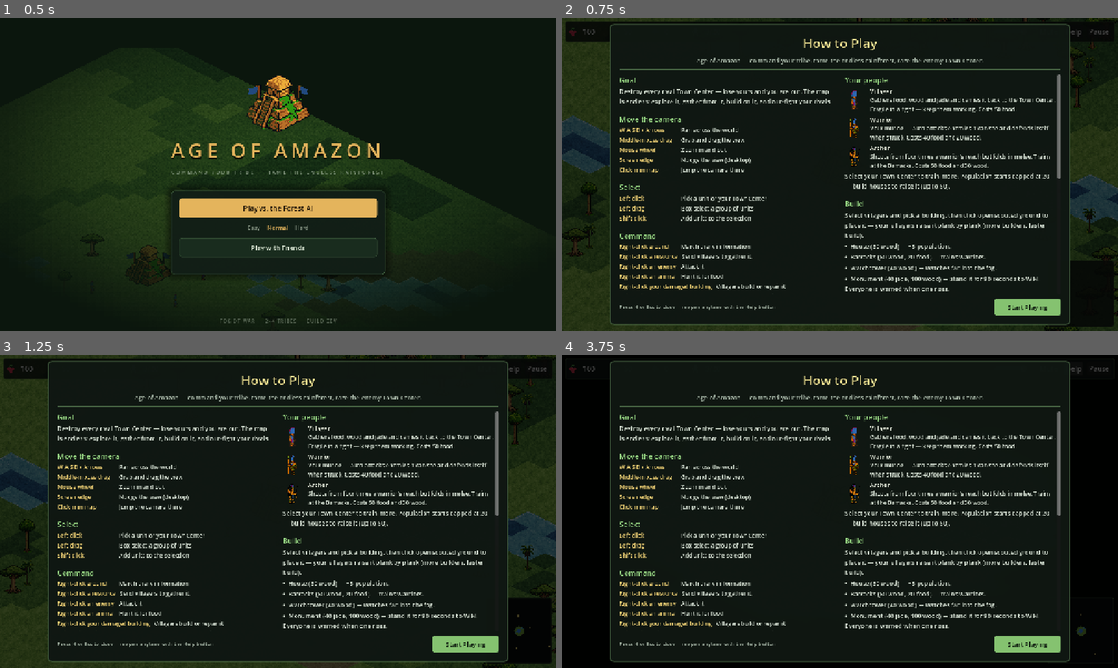
Above: before the commit, frames 1-4 (two rows, left to right).
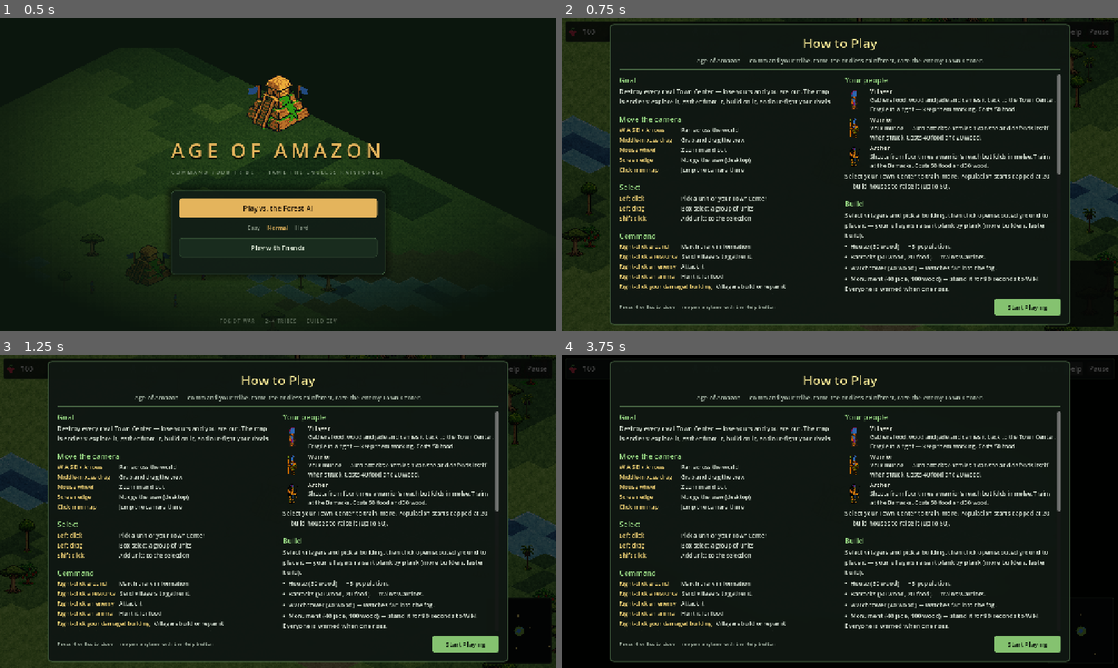
Above: after the commit, the same moments.

Repository: iagocavalcante/age-of-amazon
Game: Godot game, scene res://scenes/ui/MainMenu.tscn
Same seed, same stepped clock (60 frames per second), same inputs: the game is played once before the commit and once after it.
Inputs:
- Up to frame 1 (0.5 s): no input
- Up to frame 2 (0.75 s): click "Play vs. the Forest AI" at 0.5 s
- Up to frame 3 (1.25 s): no input
- Up to frame 4 (3.75 s): click "Start Playing" at 1.25 s; click "Mute" at 2 s; click "Unmute" at 2.75 s; click "Help" at 3.5 s

Frame 1 is identical in both runs. In frame 2, 0.1% of the frame differs, in the area x 3-100%, y 0-80%; in frame 3, 0.1%; in frame 4, less than 0.1%.

Commit message:
feat: fruit trees yield wood + food; fix jaguar green-screen keying

Diff:
--- a/scripts/art/DoodadArtist.gd
+++ b/scripts/art/DoodadArtist.gd
@@ -13,6 +13,23 @@
 	for v in range(TREE_VARIANTS):
 		trees.append(_build_tree(v))
 	return trees
+
+# Fallback fruit tree: the variant-0 tree with red fruit speckled through
+# the canopy (the painted override is tree_fruit.png).
+func build_fruit_tree() -> ImageTexture:
+	var base: ImageTexture = _build_tree(0)
+	var img: Image = base.get_image()
+	var fruit: Color = Color8(206, 58, 60)
+	var fruit_light: Color = Color8(238, 108, 96)
+	for y in range(img.get_height()):
+		for x in range(img.get_width()):
+			var p: Color = img.get_pixel(x, y)
+			if p.a > 0.0 and p.g > p.r and p.g > p.b and y < 24 \
+					and PixelArt.hash2(x, y, 977) > 0.93:
+				img.set_pixel(x, y, fruit)
+				if y > 0 and img.get_pixel(x, y - 1).a > 0.0:
+					img.set_pixel(x, y - 1, fruit_light)
+	return ImageTexture.create_from_image(img)
 
 func _build_tree(variant: int) -> ImageTexture:
 	var w: int = 34
--- a/scripts/autoloads/AssetLibrary.gd
+++ b/scripts/autoloads/AssetLibrary.gd
@@ -13,6 +13,7 @@
 var selection_ring: ImageTexture
 var unit_shadow: ImageTexture
 var tree_textures: Array[ImageTexture] = []
+var fruit_tree_texture: ImageTexture
 var rock_texture: ImageTexture
 var reeds_texture: ImageTexture
 var berry_texture: ImageTexture
@@ -111,6 +112,9 @@
 			painted_trees.append(painted)
 	tree_textures = painted_trees if painted_trees.size() == 3 \
 		else doodad_artist.build_trees()
+	fruit_tree_texture = _override_neutral("tree_fruit")
+	if fruit_tree_texture == null:
+		fruit_tree_texture = doodad_artist.build_fruit_tree()
 	rock_texture = doodad_artist.build_rock()
 	reeds_texture = doodad_artist.build_reeds()
 	berry_texture = doodad_artist.build_berry_bush()
--- a/scripts/autoloads/Constants.gd
+++ b/scripts/autoloads/Constants.gd
@@ -30,6 +30,9 @@
 # Gathering
 const GATHER_INTERVAL: float = 1.2  # seconds per resource unit
 const CARRY_CAPACITY: int = 10
+# Fruit trees pay a food bonus alongside the wood haul: each deposit banks
+# carrying * this ratio as food (10 wood -> +5 food).
+const FRUIT_FOOD_RATIO: float = 0.5
 
 # Population: every tribe starts at the base cap; each finished house adds
 # HOUSE_POP_BONUS, up to the hard ceiling.
--- a/scripts/autoloads/Net.gd
+++ b/scripts/autoloads/Net.gd
@@ -15,7 +15,7 @@
 # a stale build get a clear "refresh" error instead of silently dropped RPCs
 # (an argument-count mismatch makes Godot discard the call without a trace —
 # this bit us in production between two builds of the lobby protocol).
-const PROTOCOL_VERSION: int = 5
+const PROTOCOL_VERSION: int = 6
 
 signal match_config_received
 signal join_refused(reason: String)
--- a/scripts/main/Main.gd
+++ b/scripts/main/Main.gd
@@ -50,6 +50,9 @@
 		_run_monument_test()
 	if "--test-tactics" in args:
 		_run_tactics_test()
+	if "--test-fruit" in args:
+		_run_fruit_test()
+		return
 	if "--test-fish" in args:
 		_run_fish_test()
 	if "--test-victory" in args:
@@ -355,6 +358,51 @@
 
 # Prove shore fishing: a fish school exists near the shore, a villager can
 # work it, and the catch banks as food.
+# Prove fruit trees bank food alongside the wood haul.
+func _run_fruit_test() -> void:
+	await get_tree().create_timer(0.5).timeout
+	var fruit_cell: Vector2i = Vector2i(9999, 9999)
+	var radius: int = 4
+	while radius <= 80 and fruit_cell.x == 9999:
+		for dy in range(-radius, radius + 1):
+			for dx in range(-radius, radius + 1):
+				if maxi(absi(dx), absi(dy)) != radius:
+					continue  # ring only — keeps the scan linear
+				var cell: Vector2i = Vector2i(dx, dy)
+				var node: Dictionary = GameManager.world.get_resource_at(cell)
+				if node.has("bonus_type"):
+					fruit_cell = cell
+					break
+			if fruit_cell.x != 9999:
+				break
+		radius += 2
+	print("[test-fruit] tree-found ", "OK" if fruit_cell.x != 9999 else "FAILED",
+		" at ", fruit_cell)
+	if fruit_cell.x == 9999:
+		get_tree().quit(1)
+		return
+
+	var villagers: Array = get_tree().get_nodes_in_group("player_0").filter(
+		func(n: Node) -> bool: return n is UnitBase and (n as UnitBase).can_gather)
+	var wood_before: int = GameManager.get_resource(0, Constants.ResourceType.WOOD)
+	var food_before: int = GameManager.get_resource(0, Constants.ResourceType.FOOD)
+	var picker: UnitBase = villagers[0]
+	picker.global_position = Constants.grid_to_world(fruit_cell.x, fruit_cell.y) \
+		+ Vector2(0, 40)  # start nearby; pathing over distance isn't the point
+	picker.command_gather(fruit_cell)
+	var elapsed: float = 0.0
+	while GameManager.get_resource(0, Constants.ResourceType.FOOD) <= food_before \
+			and elapsed < 60.0:
+		await get_tree().create_timer(0.5).timeout
+		elapsed += 0.5
+	var wood_after: int = GameManager.get_resource(0, Constants.ResourceType.WOOD)
+	var food_after: int = GameManager.get_resource(0, Constants.ResourceType.FOOD)
+	print("[test-fruit] wood-banked ", "OK" if wood_after > wood_before else "FAILED",
+		" wood ", wood_before, "->", wood_after)
+	print("[test-fruit] food-bonus ", "OK" if food_after > food_before else "FAILED",
+		" food ", food_before, "->", food_after)
+	get_tree().quit(0 if wood_after > wood_before and food_after > food_before else 1)
+
 func _run_fish_test() -> void:
 	await get_tree().create_timer(0.5).timeout
 	var fish_cell: Vector2i = Vector2i(9999, 9999)
--- a/scripts/ui/HelpScreen.gd
+++ b/scripts/ui/HelpScreen.gd
@@ -230,6 +230,7 @@
 	_add_body(col, "•  Keep every villager gathering — idle villagers lose games.")
 	_add_body(col, "•  Hunt capybaras and tapirs for food — but beware jaguars, bush dog packs, and caimans lurking at the water's edge.")
 	_add_body(col, "•  Fish schools shimmer along riverbanks — villagers can work them like berry bushes.")
+	_add_body(col, "•  Fruit trees (red-dotted crowns) pay food alongside the wood your villagers chop.")
 	_add_body(col, "•  Mine jade early if you dream of a Monument victory.")
 	_add_body(col, "•  Scout before you strike — you can't hit what you can't see.")
 	_add_body(col, "•  A watchtower on a border ridge is worth three patrols.")
--- a/scripts/units/Unit.gd
+++ b/scripts/units/Unit.gd
@@ -54,6 +54,7 @@
 # Gathering
 var _gather_cell: Vector2i = Vector2i.ZERO
 var _gather_type: int = -1
+var _gather_bonus_type: int = -1  # fruit trees: food banked alongside wood
 var _carrying: int = 0
 var _gather_timer: float = 0.0
 
@@ -227,10 +228,14 @@
 	var node: Dictionary = GameManager.world.get_resource_at(cell)
 	if node.is_empty():
 		return
+	_set_gather_target(cell, node)
+	_attack_target = null
+	_go_to_gather_site()
+
+func _set_gather_target(cell: Vector2i, node: Dictionary) -> void:
 	_gather_cell = cell
 	_gather_type = node["type"]
-	_attack_target = null
-	_go_to_gather_site()
+	_gather_bonus_type = int(node.get("bonus_type", -1))
 
 func command_attack(target: Node2D) -> void:
 	if target == null or not is_instance_valid(target):
@@ -416,9 +421,16 @@
 func _deposit() -> void:
 	if _carrying > 0 and _gather_type >= 0:
 		GameManager.add_resource(player_id, _gather_type, _carrying)
+		var bonus: int = int(_carrying * Constants.FRUIT_FOOD_RATIO) \
+			if _gather_bonus_type >= 0 else 0
+		if bonus > 0:
+			GameManager.add_resource(player_id, _gather_bonus_type, bonus)
 		if not Net.is_headless_server() and player_id == GameManager.local_player_id:
-			WorkFx.float_text(get_parent(), global_position, "+%d %s" % [
-				_carrying, Constants.RESOURCE_NAMES[_gather_type]])
+			var text: String = "+%d %s" % [
+				_carrying, Constants.RESOURCE_NAMES[_gather_type]]
+			if bonus > 0:
+				text += "  +%d %s" % [bonus, Constants.RESOURCE_NAMES[_gather_bonus_type]]
+			WorkFx.float_text(get_parent(), global_position, text)
 		_carrying = 0
 	# Resume the cycle: same node if alive, otherwise a nearby one.
 	if not GameManager.world.get_resource_at(_gather_cell).is_empty():
@@ -433,7 +445,8 @@
 	var result: Dictionary = GameManager.world.find_nearest_resource(_gather_cell, _gather_type)
 	# Only auto-retarget nodes this tribe has scouted — no gathering in fog.
 	if result["found"] and GameManager.has_explored(player_id, result["cell"]):
-		_gather_cell = result["cell"]
+		_set_gather_target(result["cell"],
+			GameManager.world.get_resource_at(result["cell"]))
 		_go_to_gather_site()
 	else:
 		current_state = State.IDLE
--- a/scripts/world/ChunkManager.gd
+++ b/scripts/world/ChunkManager.gd
@@ -150,6 +150,8 @@
 		return AssetLibrary.fish_texture
 	match int(node["type"]):
 		Constants.ResourceType.WOOD:
+			if node.has("bonus_type"):
+				return AssetLibrary.fruit_tree_texture
 			var idx: int = int(PixelArt.hash2(cell.x, cell.y, 31) * AssetLibrary.tree_textures.size())
 			return AssetLibrary.tree_textures[idx % AssetLibrary.tree_textures.size()]
 		Constants.ResourceType.FOOD:
--- a/scripts/world/WorldGen.gd
+++ b/scripts/world/WorldGen.gd
@@ -141,9 +141,15 @@
 	var h: float = PixelArt.hash2(x, y, seed_val)
 	match biome:
 		Constants.Biome.FOREST_DENSE:
+			if h < 0.02:
+				return { "type": Constants.ResourceType.WOOD, "amount": 100,
+					"bonus_type": Constants.ResourceType.FOOD }
 			if h < 0.30:
 				return { "type": Constants.ResourceType.WOOD, "amount": 120 }
 		Constants.Biome.FOREST_LIGHT:
+			if h < 0.025:
+				return { "type": Constants.ResourceType.WOOD, "amount": 100,
+					"bonus_type": Constants.ResourceType.FOOD }
 			if h < 0.12:
 				return { "type": Constants.ResourceType.WOOD, "amount": 100 }
 		Constants.Biome.GRASS:
Binary file changed: assets/sprites/animal_jaguar_idle.png
Binary file changed: assets/sprites/animal_jaguar_walk_a.png
Binary file changed: assets/sprites/animal_jaguar_walk_b.png
Binary file added: assets/sprites/tree_fruit.png
Not shown, changed: tools/generate_sprites.py
